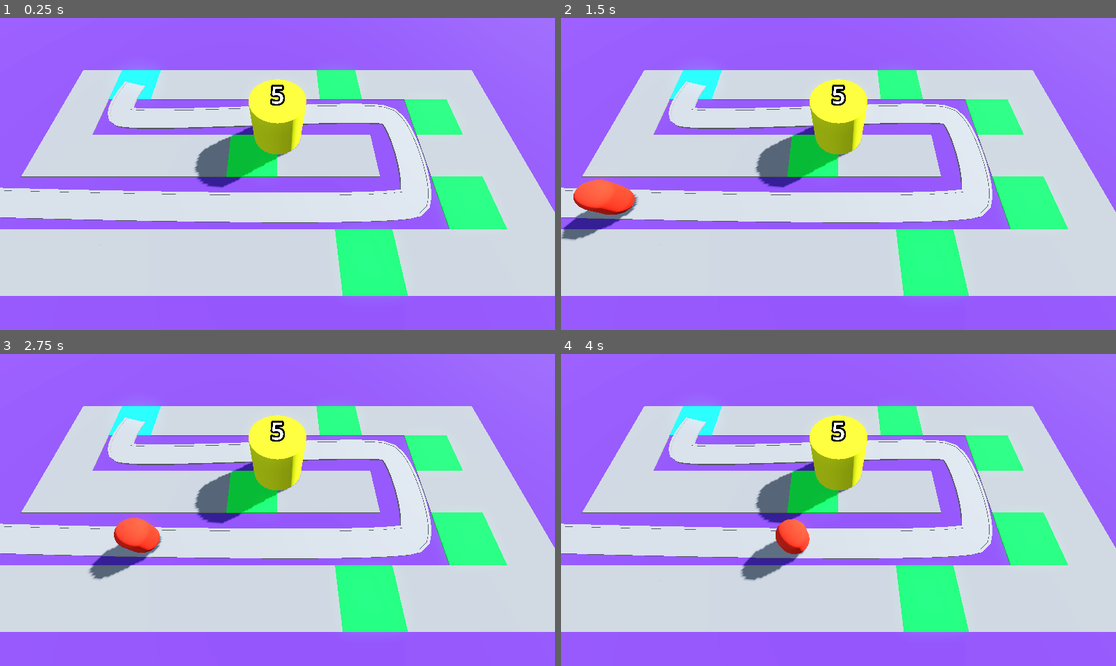
Above: before the commit, frames 1-4 (two rows, left to right).
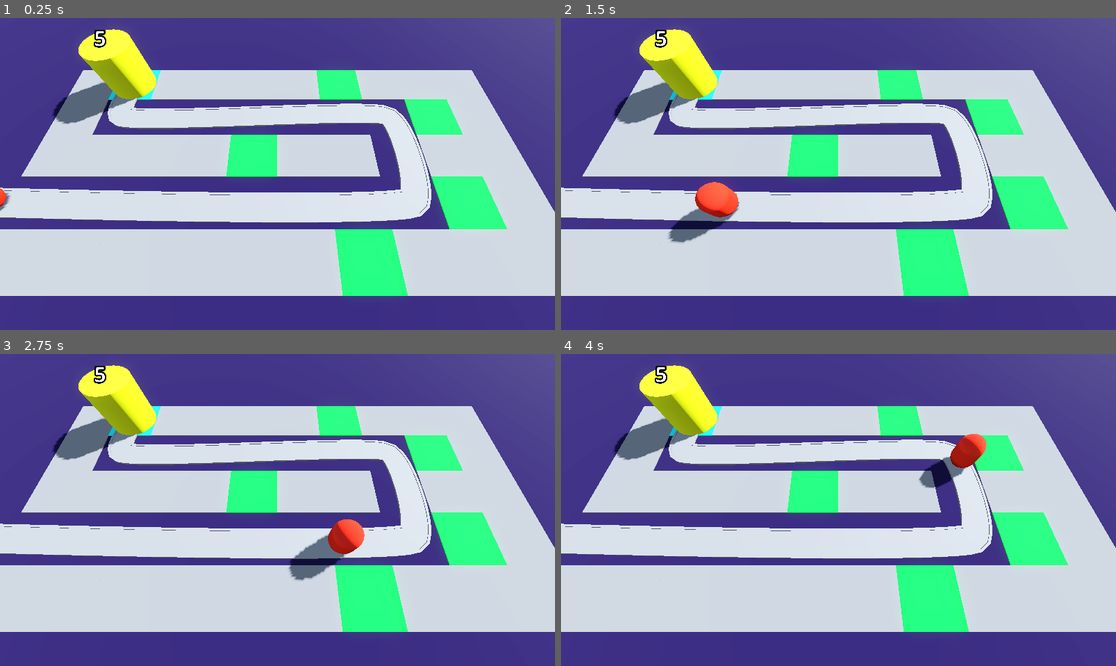
Above: after the commit, the same moments.

Repository: DrDuckson/Barbarian_Blaster
Game: Godot game, scene res://scenes/main.tscn
Two runs of this game, one before a commit and one after it. Both use one fixed random seed, a clock stepped at 60 frames per second and the inputs below.
Inputs:
- Up to frame 1 (0.25 s): no input
- Up to frame 2 (1.5 s): no input
- Up to frame 3 (2.75 s): no input
- Up to frame 4 (4 s): no input

The runs differ from the first frame. In frame 1, 47% of the frame differs, in the area x 0-100%, y 0-100%; in frame 2, 49%; in frame 3, 49%; in frame 4, 49%.

Commit message:
Adjusted background color

Diff:
--- a/scenes/main.tscn
+++ b/scenes/main.tscn
@@ -19,7 +19,7 @@
 glow_enabled = true
 
 [sub_resource type="StandardMaterial3D" id="StandardMaterial3D_drrb0"]
-albedo_color = Color(0.34902, 0.176471, 0.654902, 1)
+albedo_color = Color(0.120832, 0.0421752, 0.256279, 1)
 
 [sub_resource type="Curve3D" id="Curve3D_f1l7v"]
 _data = {
@@ -97,6 +97,8 @@
 path_joined = false
 
 [node name="Enemy" parent="Path3D" instance=ExtResource("3_a6iuc")]
-transform = Transform3D(-4.37106e-08, 0, -0.999983, 0, 1, 0, 0.999983, 0, -4.37106e-08, -23, 0, 6)
+transform = Transform3D(-4.37104e-08, 0, -0.999978, 0, 1, 0, 0.999978, 0, -4.37104e-08, -23, 0, 6)
+speed = 10.0
 
 [node name="Basis" parent="." instance=ExtResource("4_cibqt")]
+transform = Transform3D(1, 0, 0, 0, 1, 0, 0, 0, 1, -14, 0, -6)
